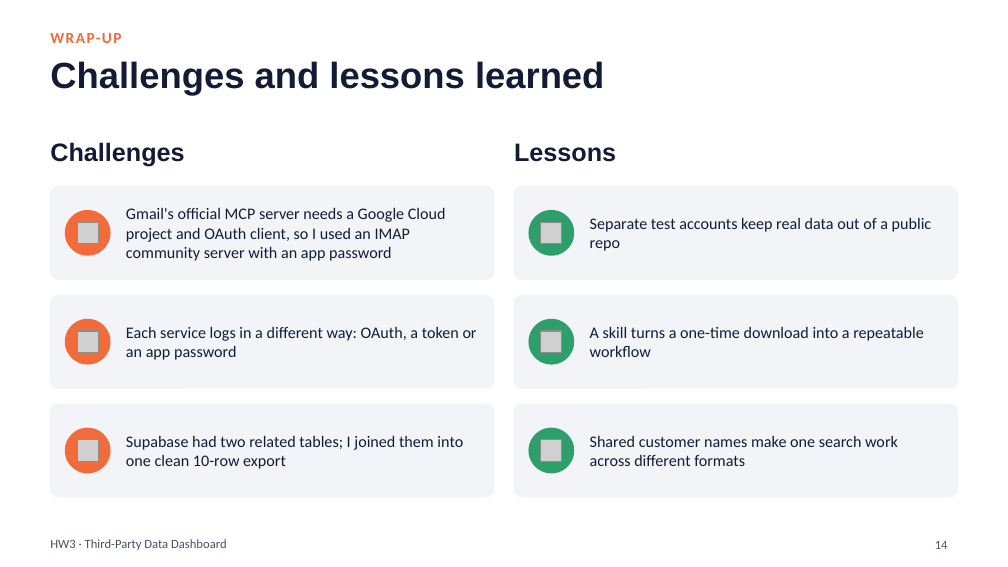
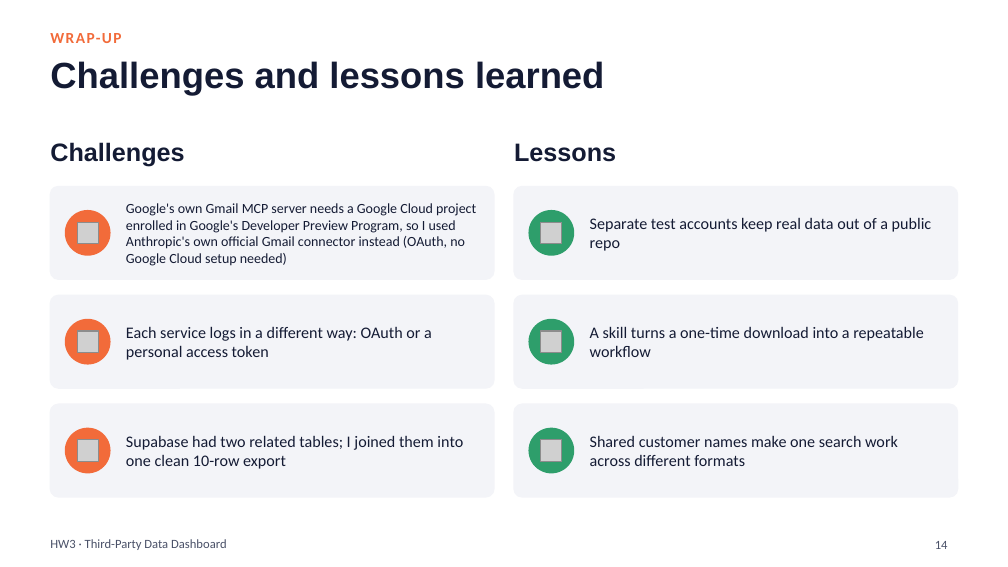
Before and after one commit to josephhomeworksai-hash/third-party-dashboard, a slide deck: slide 14 of presentation/HW3_Third-Party-Data-Dashboard.pptx. Drawn at 1008x567 pixels with LibreOffice and Linux fonts; fonts in the diff are those of the drawing; grey boxes stand for pictures. Boxes give left, top, right and bottom in pixels: in the first picture for what was removed or moved away, otherwise in the second. Text is boxed around its words. In the diff, an @@ line names an element or a change of style, - is before the commit and + after.

```diff
--- a/presentation/HW3_Third-Party-Data-Dashboard.pptx
+++ b/presentation/HW3_Third-Party-Data-Dashboard.pptx
@@ text at [126, 203, 476, 266]: text changed; size 11.5 to 10 pt @@
-Gmail's official MCP server needs a Google Cloud project and OAuth client, so I used an IMAP community server with an app password
+Google's own Gmail MCP server needs a Google Cloud project enrolled in Google's Developer Preview Program, so I used Anthropic's own official Gmail connector instead (OAuth, no Google Cloud setup needed)
@@ text at [126, 326, 432, 360]: text changed @@
-Each service logs in a different way: OAuth, a token or an app password
+Each service logs in a different way: OAuth or a personal access token
```
Also in this commit, not shown: 3 other slides changed, 2 other files.
